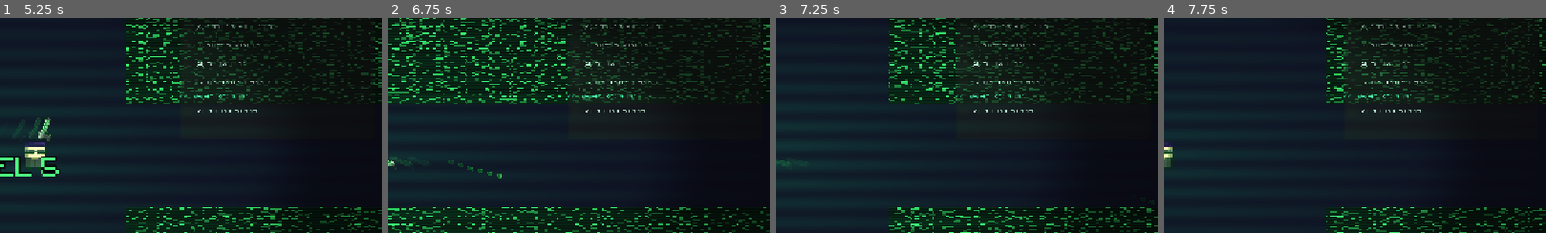
Above: before the commit, frames 1-4 (left to right).
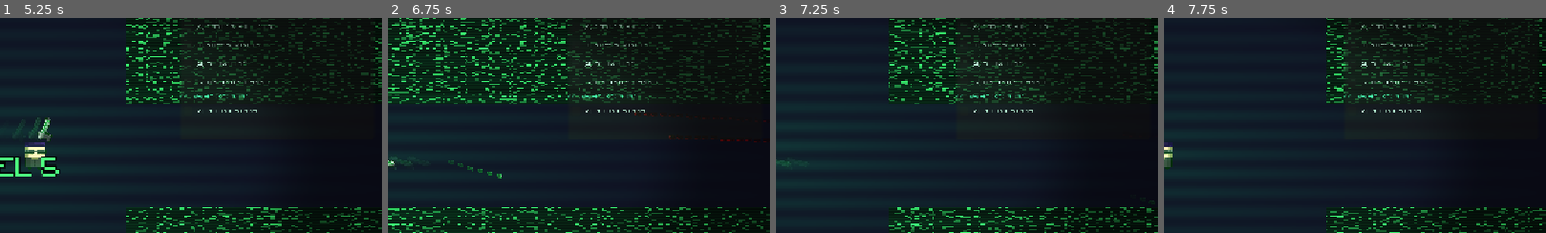
Above: after the commit, the same moments.

Repository: vision-for-change/rules-broken-v2
Game: Godot game, scene res://scenes/ui/IntroSplash.tscn
The game is run twice, just before and just after one commit, with the same random seed, the same clock (stepped at 60 frames per second) and the same inputs.
Inputs (mouse positions are % of the whole screen's width and height, from its top left):
- Up to frame 1 (5.25 s): tap Enter (ui_accept) at 0.5, 0.77 s; move the mouse to (72, 45) at 0.52 s; hold Right (move_right) 0.53-1.25 s; tap Space (dash) at 0.6 s; click (72, 45) at 0.67 s; click "START FLOOR 5" at 1.25 s; click "START FLOOR 5" at 2 s; click "[ ENTER ] INITIATE BREACH" at 2.75 s; click "[ ENTER ] INITIATE BREACH" at 3.5 s; drag from (30, 55) to (54, 69) at 4.27 s; move the mouse to (60, 28) at 5.02 s; hold Right (move_right) from 5.03 s (still down); tap E (interact) at 5.1 s
- Up to frame 2 (6.75 s): release Right (move_right) at 5.75 s; drag from (45, 70) to (20, 35) at 5.77 s; move the mouse to (80, 65) at 6.52 s; press the mouse at (80, 65) at 6.53 s; hold Left (move_left) from 6.53 s (still down)
- Up to frame 3 (7.25 s): keep holding Left (move_left); tap Enter (ui_accept) at 6.77 s; tap R (reload) at 7.15 s
- Up to frame 4 (7.75 s): release Left (move_left) at 7.25 s; release the mouse at (80, 65) at 7.25 s; drag from (20, 35) to (43, 50) at 7.27 s
The pictures show only the part of the screen within x 50-100%, y 18-68%; the shares and areas given below are measured in that part.

Frame 1 is identical in both runs. In frame 2, 0.1% of the frame differs, in the area x 64-99%, y 44-58%; in frame 3, less than 0.1%; in frame 4, nothing differs.

Commit message:
Make chatgpt fire continuous 360 barrage: add always-on partial-ring spawner and phase rotation; remove global slow-mo from burst

Diff:
--- a/scenes/enemy/chatgpt.gd
+++ b/scenes/enemy/chatgpt.gd
@@ -33,9 +33,16 @@
 const BARRAGE_SPIN_SPEED := 12.0 # radians per second for visual spin
 const BARRAGE_SPREAD_JITTER := 0.14
 
+# Continuous barrage settings (always-on 360)
+const BARRAGE_CONTINUOUS := true
+const BARRAGE_INTERVAL := 0.06              # seconds between ticks
+const BARRAGE_PROJECTILES_PER_TICK := 8     # projectiles spawned each tick forming a partial ring
+const BARRAGE_ROTATION_SPEED := 1.2         # radians per second for phase rotation
+
 var _health := 0
 var _defeated := false
 var _attack_cooldown := 0.0
+var _barrage_phase := 0.0
 
 @onready var _sprite: Sprite2D = $Sprite2D
 
@@ -43,6 +50,9 @@
 	add_to_group("enemy")
 	_health = maxi(1, max_health)
 	_start_attack_loop()
+	# Start continuous barrage if enabled
+	if BARRAGE_CONTINUOUS:
+		_start_continuous_barrage()
 
 func take_damage(amount: int) -> bool:
 	if _defeated:
@@ -205,9 +215,8 @@
 	var scene_root := get_tree().current_scene
 	if scene_root == null:
 		return
-	# Store previous time scale and apply slow motion
-	var prev_ts := Engine.time_scale
-	Engine.time_scale = BARRAGE_SLOW_SCALE
+	# Visual spin only (no global time scaling for always-on barrage)
+	# (Keeping this function as a burst visual effect without changing Engine.time_scale.)
 
 	# Visual spin: rotate the sprite quickly for the duration
 	var spin_tween := _sprite.create_tween()
@@ -223,8 +232,7 @@
 		_spawn_barrage_projectile(angle)
 		await get_tree().create_timer(interval).timeout
 
-	# Restore time scale
-	Engine.time_scale = prev_ts
+	# No time scale to restore when used as a visual burst
 
 func _spawn_barrage_projectile(angle: float) -> void:
 	var proj := BARRAGE_PROJECTILE_SCENE.instantiate()
@@ -235,6 +243,16 @@
 	get_tree().current_scene.add_child(proj)
 	if proj.has_method("setup"):
 		proj.call("setup", self, dir)
+
+func _start_continuous_barrage() -> void:
+	# Continuously spawn partial rings that rotate over time to create a constant 360° threat
+	_barrage_phase = 0.0
+	while not _defeated:
+		for i in range(BARRAGE_PROJECTILES_PER_TICK):
+			var angle := TAU * float(i) / float(BARRAGE_PROJECTILES_PER_TICK) + _barrage_phase + randf_range(-BARRAGE_SPREAD_JITTER, BARRAGE_SPREAD_JITTER)
+			_spawn_barrage_projectile(angle)
+		await get_tree().create_timer(BARRAGE_INTERVAL).timeout
+		_barrage_phase += BARRAGE_ROTATION_SPEED * BARRAGE_INTERVAL
 
 func _perform_circle_attack() -> void:
 	for i in range(CIRCLE_COUNT):
